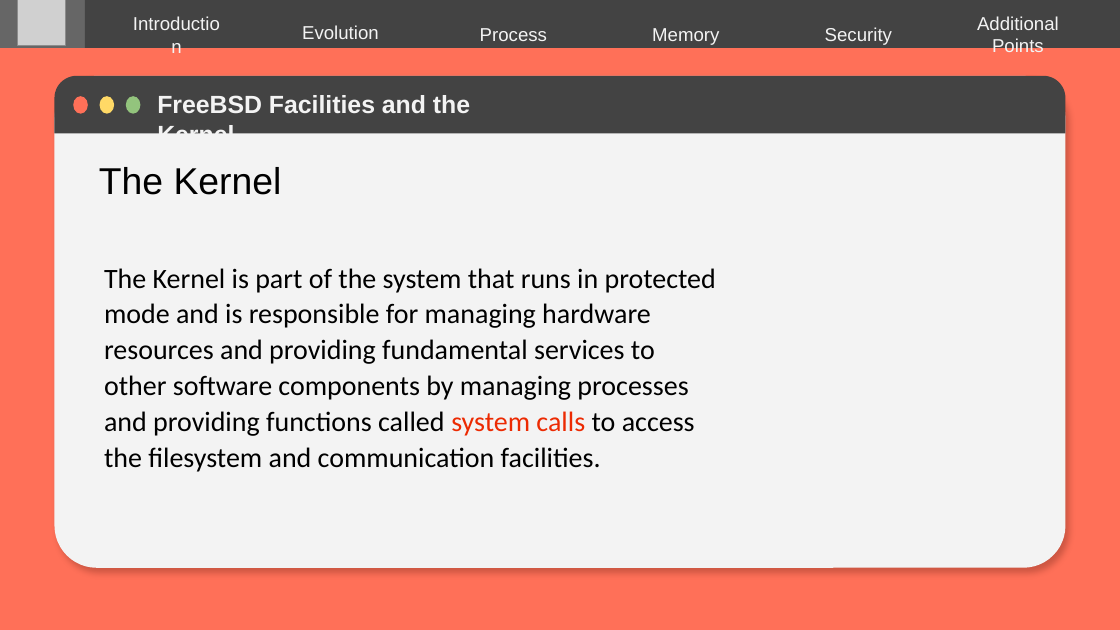
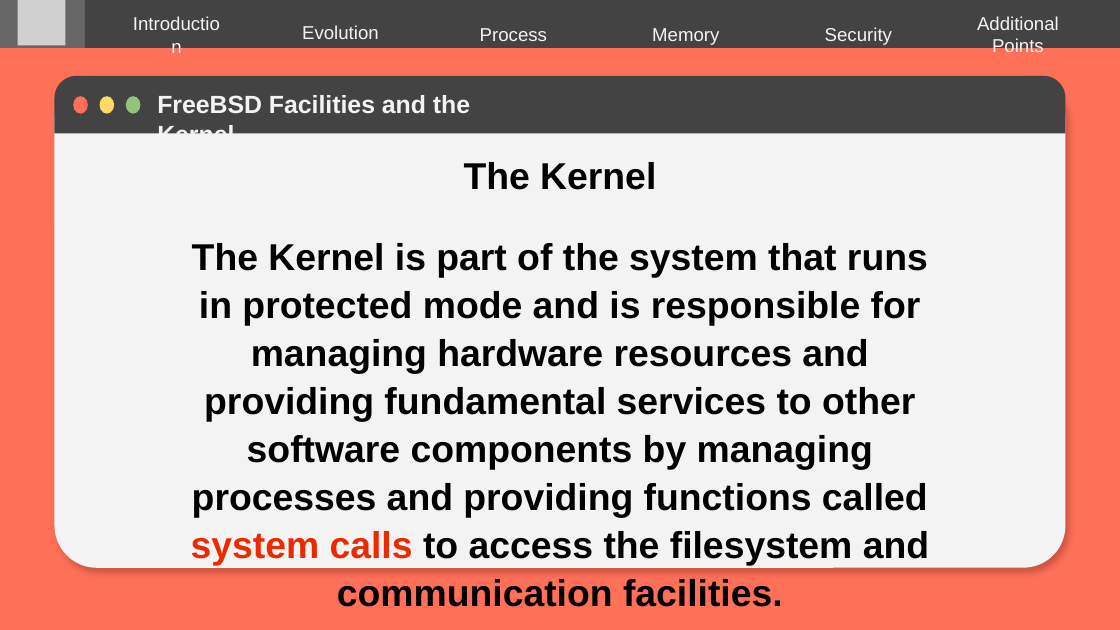
Before and after one commit to MahmoudEssam707/Operating-System, a slide deck: slide 1 of Presentaion on FreeBSD/FreeBSD Facilities and the Kernel.pptx. Drawn at 1120x630 pixels with LibreOffice and Linux fonts; fonts in the diff are those of the drawing; grey boxes stand for pictures. Boxes give left, top, right and bottom in pixels: in the first picture for what was removed or moved away, otherwise in the second. Text is boxed around its words. In the diff, an @@ line names an element or a change of style, - is before the commit and + after.

```diff
--- a/Presentaion on FreeBSD/FreeBSD Facilities and the Kernel.pptx
+++ b/Presentaion on FreeBSD/FreeBSD Facilities and the Kernel.pptx
@@ text "The Kernel": place and size @@
-text "The Kernel" at <box>99,167,282,195</box>
+text "The Kernel" at <box>464,162,656,190</box>
@@ text "The Kernel" at <box>464,162,656,190</box>: bold on; alignment left to centre @@
@@ rounded rectangle "The Kernel is part of ...": place and size @@
-rounded rectangle "The Kernel is part of ..." at <box>104,268,716,472</box>
+rounded rectangle "The Kernel is part of ..." at <box>155,217,965,579</box>
@@ rounded rectangle "The Kernel is part of ..." at <box>155,217,965,579</box>: size 18 to 24 pt, font Calibri to Arial, bold on; alignment left to centre @@
```
Also in this commit, not shown: 6 other slides changed, 1 slide added.
